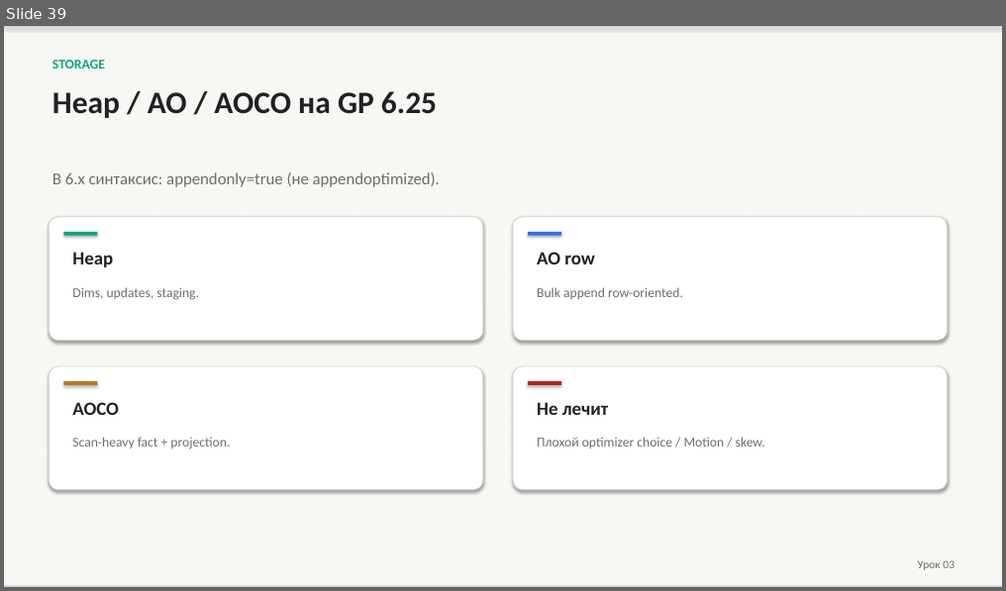
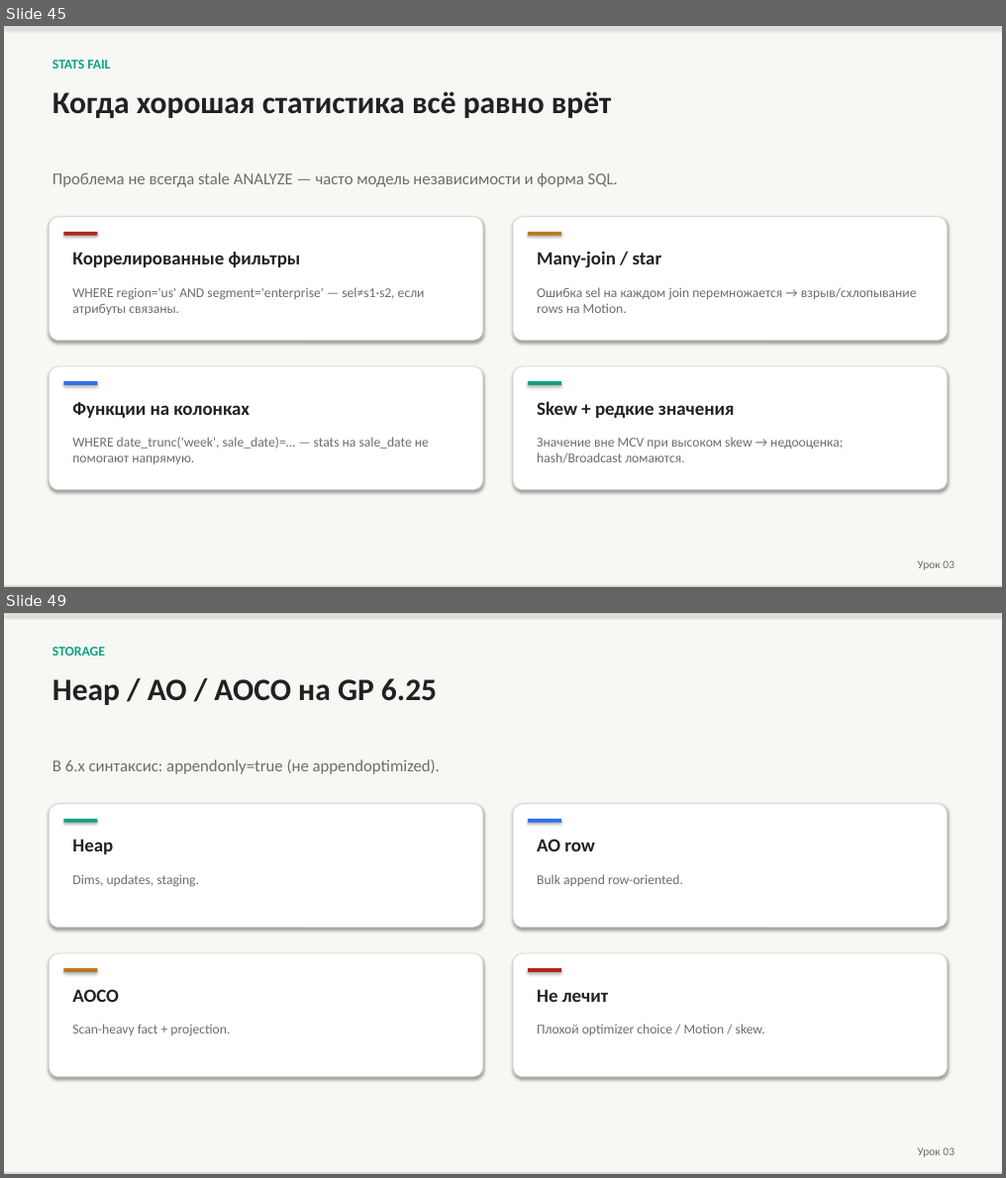
Before and after one commit to PaulKov/de-mentor, a slide deck: artifacts/greenplum-query-tuning-theory.pptx. Shown one above the other, each under a label of ours: slide 39 before the commit, slides 45 and 49 after it; the slides between them are not shown. The pictures are 1006x591 and 1006x1178 pixels, drawn with LibreOffice and Linux fonts; fonts in the diff are those of the drawing. Boxes give left, top, right and bottom in pixels: in the first picture for what was removed or moved away, otherwise in the second. Text is boxed around its words. In the diff, an @@ line names an element or a change of style, - is before the commit and + after.

```diff
--- a/artifacts/greenplum-query-tuning-theory.pptx
+++ b/artifacts/greenplum-query-tuning-theory.pptx
@@ slide 45 added at [4,26,1002,587], background #FFFFFF @@
@@ rectangle added at [4,26,1002,587], fill #F7F7F4 @@
@@ rectangle added at [4,26,1002,28], fill #D8D7D0 @@
@@ text added at [53,60,110,69], 13 pt, text #10A37F, bold @@
+STATS FAIL
@@ text added at [53,91,611,118], 30 pt, text #202123, bold @@
+Когда хорошая статистика всё равно врёт
@@ text added at [53,173,618,187], 16 pt, text #6E6E68 @@
+Проблема не всегда stale ANALYZE — часто модель независимости и форма SQL.
@@ rounded rectangle added at [49,217,483,341], fill #FFFFFF, outline #D8D7D0 0.75 pt @@
@@ rectangle added at [63,232,98,236], fill #B42318 @@
@@ rounded rectangle added at [513,217,947,341], fill #FFFFFF, outline #D8D7D0 0.75 pt @@
@@ rectangle added at [528,232,561,236], fill #B7791F @@
@@ text added at [72,252,301,268], 18 pt, text #202123, bold @@
+Коррелированные фильтры
@@ text added at [537,251,662,268], 18 pt, text #202123, bold @@
+Many-join / star
@@ text added at [72,287,425,315], 13 pt, text #6E6E68 @@
+WHERE region='us' AND segment='enterprise' — sel≠s1·s2, если атрибуты связаны.
@@ text added at [537,287,917,313], 13 pt, text #6E6E68 @@
+Ошибка sel на каждом join перемножается → взрыв/схлопывание rows на Motion.
@@ rounded rectangle added at [49,367,483,490], fill #FFFFFF, outline #D8D7D0 0.75 pt @@
@@ rectangle added at [63,381,98,385], fill #2F6FED @@
@@ rounded rectangle added at [513,367,947,490], fill #FFFFFF, outline #D8D7D0 0.75 pt @@
@@ rectangle added at [528,381,561,385], fill #10A37F @@
@@ text added at [72,402,250,418], 18 pt, text #202123, bold @@
+Функции на колонках
@@ text added at [537,401,735,418], 18 pt, text #202123, bold @@
+Skew + редкие значения
@@ text added at [72,437,429,465], 13 pt, text #6E6E68 @@
+WHERE date_trunc('week', sale_date)=… — stats на sale_date не помогают напрямую.
@@ text added at [537,437,843,464], 13 pt, text #6E6E68 @@
+Значение вне MCV при высоком skew → недооценка; hash/Broadcast ломаются.
@@ rectangle added at [4,586,1002,587], fill #D8D7D0 @@
@@ text added at [918,561,954,570], 11 pt, text #6E6E68 @@
+Урок 03
@@ what was slide 39 is now slide 49 @@
```
Also in this commit, not shown: 4 slides changed, 11 other slides added, 2 slides removed, 38 other files.
